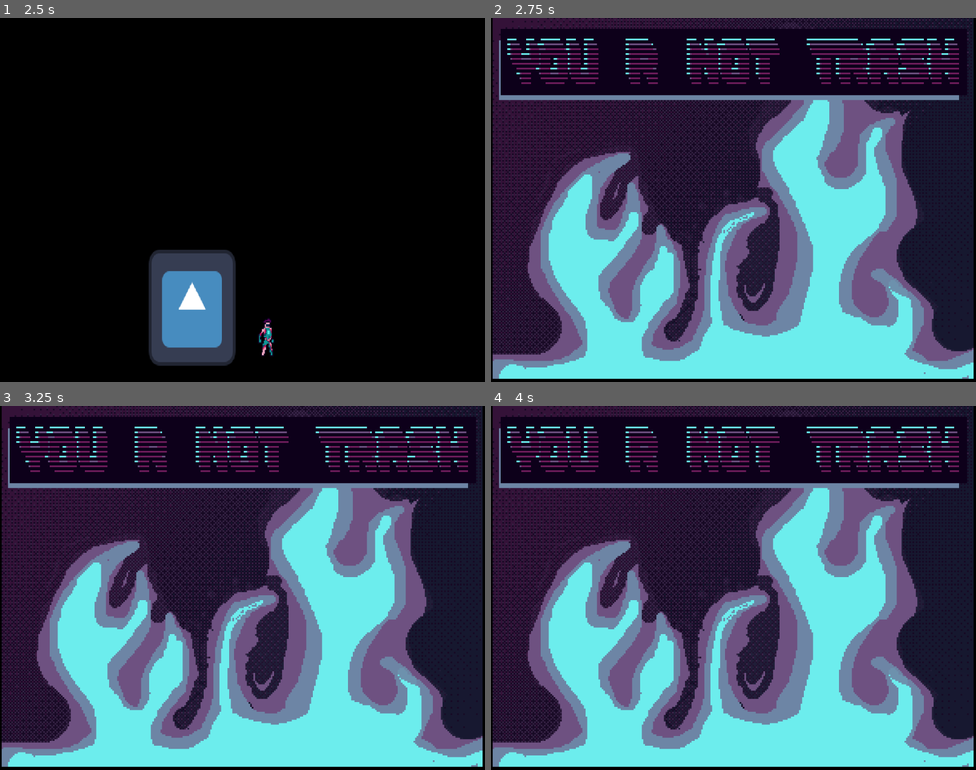
Above: before the commit, frames 1-4 (two rows, left to right).
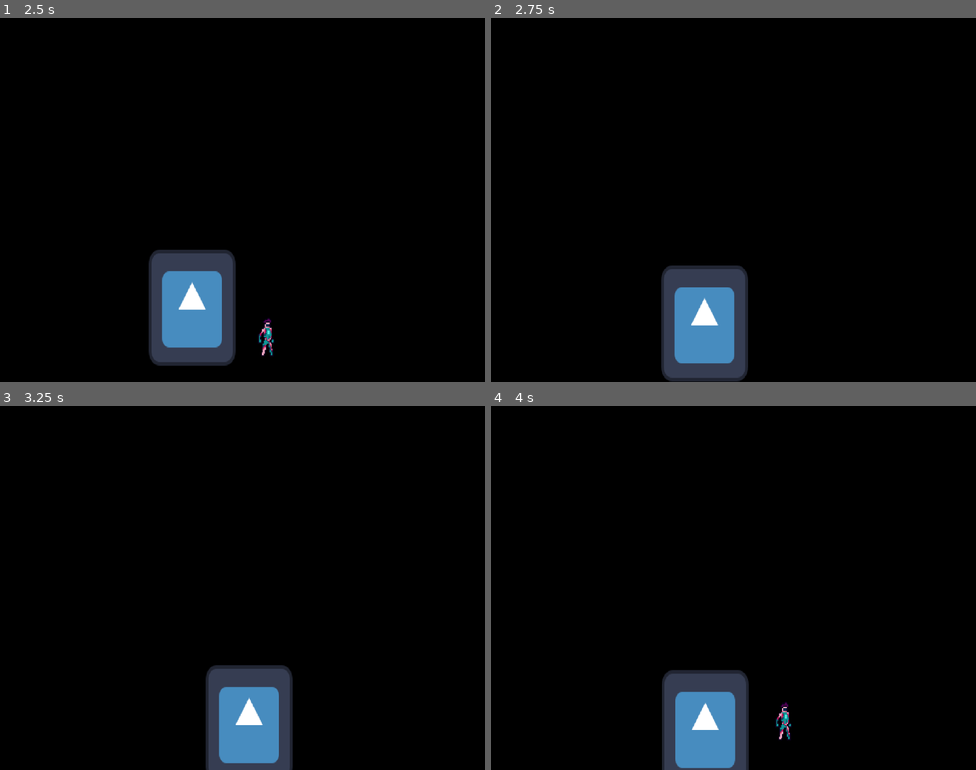
Above: after the commit, the same moments.

Repository: inukhann/AlpisteJam
Game: Godot game, scene res://scenes/teste.tscn
Same seed, same stepped clock (60 frames per second), same inputs: the game is played once before the commit and once after it. This scene is started directly instead of the project's main scene. The engine's default icon, where the game draws it, is replaced by a stand-in: a white triangle on a blue panel in a dark square.
Inputs (mouse positions are in pixels of both pictures, inside the frame that each line leads up to):
- Up to frame 1 (2.5 s): move the mouse to (349, 181) at 0.52 s; hold Right (MOVE_RIGHT) 0.53-2.03 s; tap Shift (DASH) at 0.6 s; tap Up (JUMP) at 0.77, 1.52 s; move the mouse to (145, 218) at 1.27 s; tap Q (DETACH_HEAD) at 1.35 s; move the mouse to (291, 119) at 2.02 s; hold Left (MOVE_LEFT) from 2.03 s (still down); hold Ctrl (DETACH_LEGS) from 2.03 s (still down)
- Up to frame 2 (2.75 s): keep holding Left (MOVE_LEFT); keep holding Ctrl (DETACH_LEGS)
- Up to frame 3 (3.25 s): move the mouse to (218, 660) at 2.77 s; release Left (MOVE_LEFT) at 2.78 s; release Ctrl (DETACH_LEGS) at 2.78 s; hold Right (MOVE_RIGHT) from 2.78 s (still down); tap E (DETACH_LIMBS) at 2.85 s; tap Up (JUMP) at 3.02 s
- Up to frame 4 (4 s): keep holding Right (MOVE_RIGHT); move the mouse to (879, 642) at 3.52 s; click (879, 642) at 3.6 s; tap Up (JUMP) at 3.77 s

Frame 1 is identical in both runs. In frame 2, 98% of the frame differs, in the area x 0-100%, y 0-100%; in frame 3, 98%; in frame 4, 98%.
Error after the commit: Invalid operands 'NodePath' and 'String' in operator '=='. (res://scripts/Abutre.gd:14)

Commit message:
v0.13
base mechanism for enemy stunning

Diff:
--- a/LimbPunk/scenes/abutre.tscn
+++ b/LimbPunk/scenes/abutre.tscn
@@ -30,4 +30,9 @@
 [node name="Sprite2D" type="Sprite2D" parent="."]
 texture = ExtResource("2_e2nm3")
 
+[node name="Stun_cooldown" type="Timer" parent="."]
+wait_time = 3.0
+one_shot = true
+
 [connection signal="body_entered" from="Area2D" to="." method="_on_area_2d_body_entered"]
+[connection signal="timeout" from="Stun_cooldown" to="." method="_on_stun_cooldown_timeout"]
--- a/LimbPunk/scenes/cabeça.tscn
+++ b/LimbPunk/scenes/cabeça.tscn
@@ -1,4 +1,4 @@
-[gd_scene load_steps=5 format=3]
+[gd_scene load_steps=5 format=3 uid="uid://p0m5ch1kwnnr"]
 
 [ext_resource type="Texture2D" uid="uid://cgqht4b2rm2fv" path="res://sprites/left1.png" id="1_22iuv"]
 [ext_resource type="Script" path="res://scripts/cabeça.gd" id="1_f8gch"]
--- a/LimbPunk/scenes/cyber_zumbi.tscn
+++ b/LimbPunk/scenes/cyber_zumbi.tscn
@@ -32,4 +32,8 @@
 position = Vector2(9, 19)
 shape = SubResource("RectangleShape2D_0b32q")
 
+[node name="Stun_timer" type="Timer" parent="."]
+wait_time = 3.0
+one_shot = true
+
 [connection signal="body_entered" from="Area2D" to="." method="_on_area_2d_body_entered"]
--- a/LimbPunk/scripts/Abutre.gd
+++ b/LimbPunk/scripts/Abutre.gd
@@ -1,11 +1,7 @@
 extends CharacterBody2D
 
-
 var speed = 150
-# Called when the node enters the scene tree for the first time.
-func _ready():
-	pass # Replace with function body.
-
+@onready var can_attack = true
 
 # Called every frame. 'delta' is the elapsed time since the previous frame.
 func _physics_process(delta):
@@ -14,6 +10,12 @@
 
 		global_position += velocity * speed * delta
 
+func _on_area_2d_body_entered(body):
+	if body.get_path() == "res://scenes/Spark.tscn" and can_attack:
+		body.gameover()
+	elif body.get_path() == "res://scenes/Bullet.tscn":
+		can_attack = false
 
-func _on_area_2d_body_entered(body):
-	body.gameover()
+
+func _on_stun_cooldown_timeout():
+	can_attack = true
--- a/LimbPunk/scripts/CyberZumbi.gd
+++ b/LimbPunk/scripts/CyberZumbi.gd
@@ -1,15 +1,10 @@
 extends CharacterBody2D
-
 
 
 var speed = 200
 var move_direction = 1
 var gravity = 3000
-
-# Called when the node enters the scene tree for the first time.
-func _ready():
-	pass # Replace with function body.
-
+@onready var can_attack = true
 
 # Called every frame. 'delta' is the elapsed time since the previous frame.
 func _process(_delta):
@@ -27,9 +22,12 @@
 
 	velocity.normalized()
 
-	move_and_slide()
-
+	if can_attack:
+		move_and_slide()
 
 
 func _on_area_2d_body_entered(body):
-	body.gameover()
+	if body.get_path() == "res://scenes/Spark.tscn" and can_attack:
+		body.gameover()
+	elif body.get_path() == "res://scenes/Bullet.tscn":
+		can_attack = false
Not shown: 1 places in LimbPunk/scenes/teste.tscn that only renumber resources
